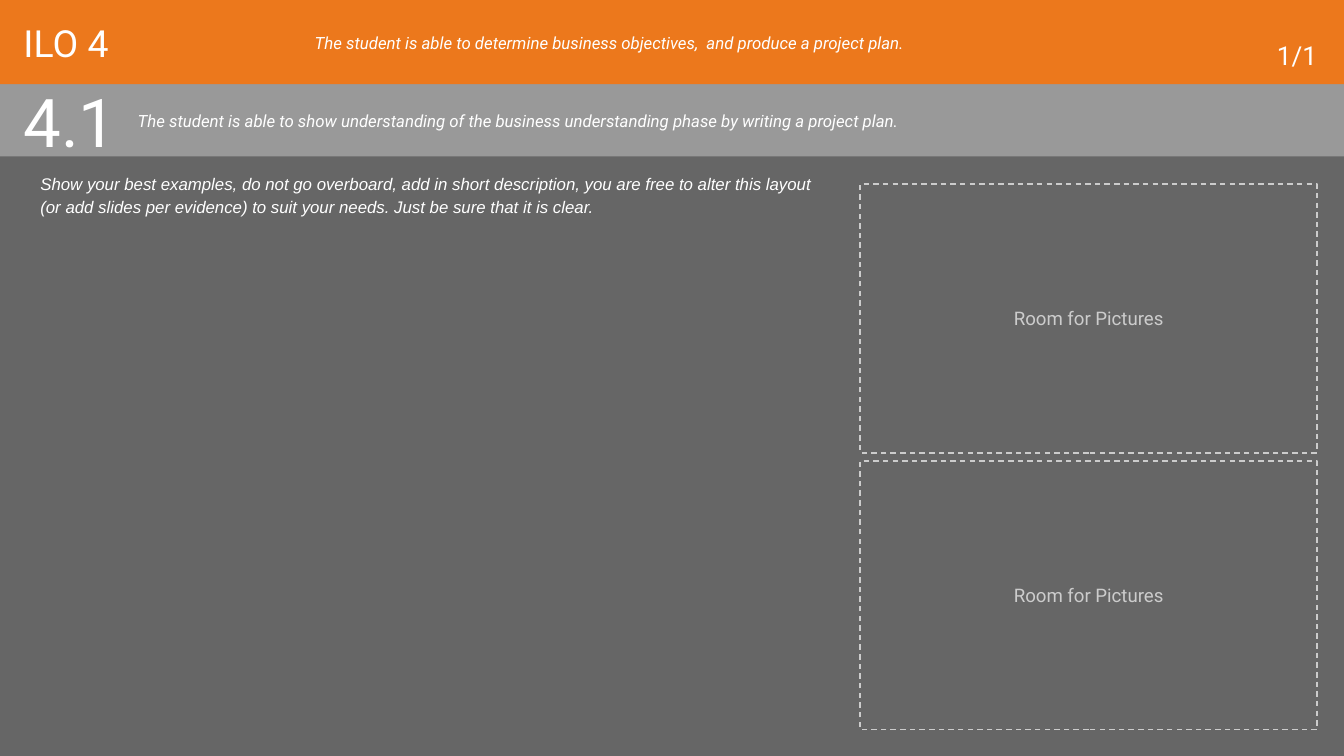
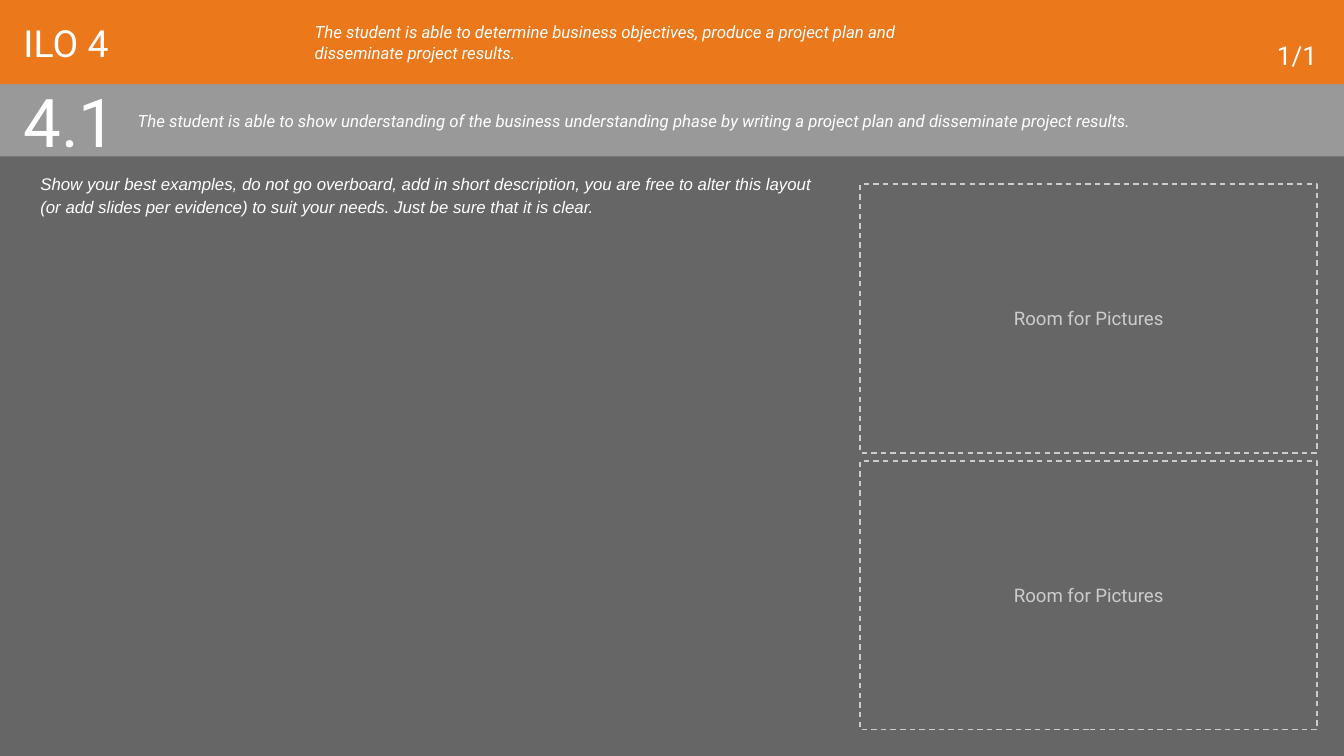
Before and after one commit to PsDragon/ADSAI_FOR_SECOND_YEARS, a slide deck: slide 38 of docs/Year1/BlockD/MS Assignment Template/Learning Log - Y1D_2022-23_ADSAI.pptx (slide 36 before the commit). Drawn at 1344x756 pixels with LibreOffice and Linux fonts; fonts in the diff are those of the drawing. Boxes give left, top, right and bottom in pixels: in the first picture for what was removed or moved away, otherwise in the second. Text is boxed around its words. In the diff, an @@ line names an element or a change of style, - is before the commit and + after.

```diff
--- a/docs/Year1/BlockD/MS Assignment Template/Learning Log - Y1D_2022-23_ADSAI.pptx
+++ b/docs/Year1/BlockD/MS Assignment Template/Learning Log - Y1D_2022-23_ADSAI.pptx
@@ title at <box>315,25,895,63</box>: text changed @@
-The student is able to determine business objectives, and produce a project plan.
+The student is able to determine business objectives, produce a project plan and disseminate project results.
@@ title at <box>138,114,1129,131</box>: text changed @@
-The student is able to show understanding of the business understanding phase by writing a project plan.
+The student is able to show understanding of the business understanding phase by writing a project plan and disseminate project results.
```
Also in this commit, not shown: 10 other slides changed, 2 slides added, 6 other files.
